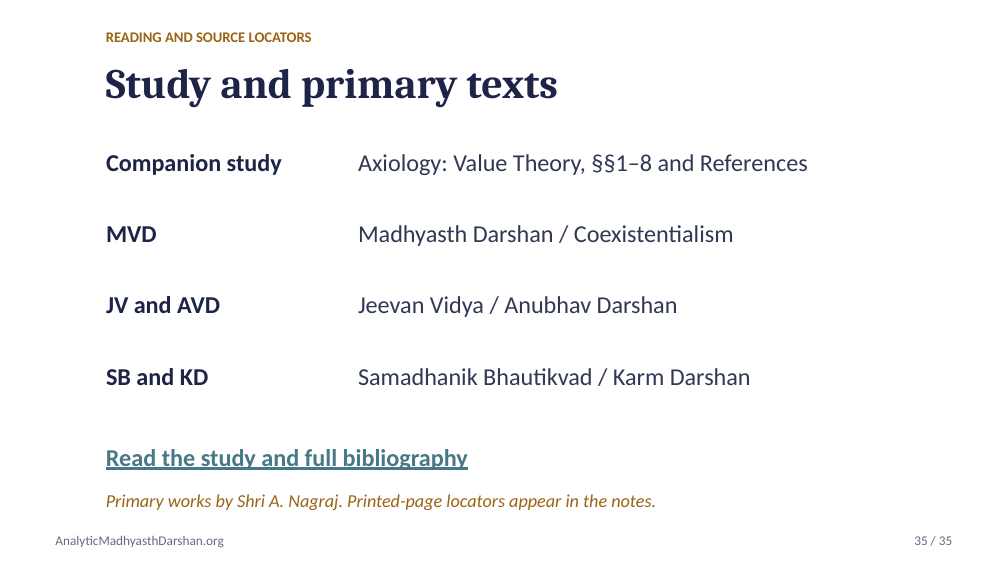
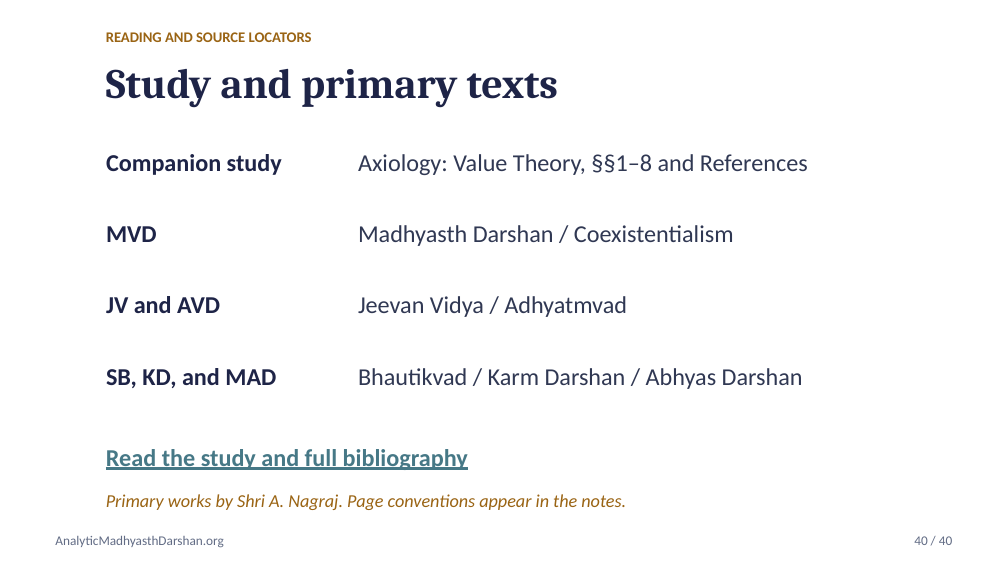
Before and after one commit to raghavamohan/AnalyticMadhyasthDarshan, a slide deck: slide 40 of Studies/Axiology-Value-Theory/Axiology-Value-Theory-Madhyasth-Darshan.pptx (slide 35 before the commit). Drawn at 1008x567 pixels with LibreOffice and Linux fonts; fonts in the diff are those of the drawing. Boxes give left, top, right and bottom in pixels: in the first picture for what was removed or moved away, otherwise in the second. Text is boxed around its words. In the diff, an @@ line names an element or a change of style, - is before the commit and + after.

```diff
--- a/Studies/Axiology-Value-Theory/Axiology-Value-Theory-Madhyasth-Darshan.pptx
+++ b/Studies/Axiology-Value-Theory/Axiology-Value-Theory-Madhyasth-Darshan.pptx
@@ text at [358, 296, 627, 317]: text changed @@
-Jeevan Vidya / Anubhav Darshan
+Jeevan Vidya / Adhyatmvad
@@ text at [106, 368, 276, 388]: text changed @@
-SB and KD
+SB, KD, and MAD
@@ text at [358, 368, 803, 389]: text changed @@
-Samadhanik Bhautikvad / Karm Darshan
+Bhautikvad / Karm Darshan / Abhyas Darshan
@@ text at [106, 494, 626, 510]: text changed @@
-Primary works by Shri A. Nagraj. Printed-page locators appear in the notes.
+Primary works by Shri A. Nagraj. Page conventions appear in the notes.
@@ text at [914, 536, 952, 545]: text changed @@
-35 / 35
+40 / 40
```
Also in this commit, not shown: 34 other slides changed, 5 slides added, 12 other files.
